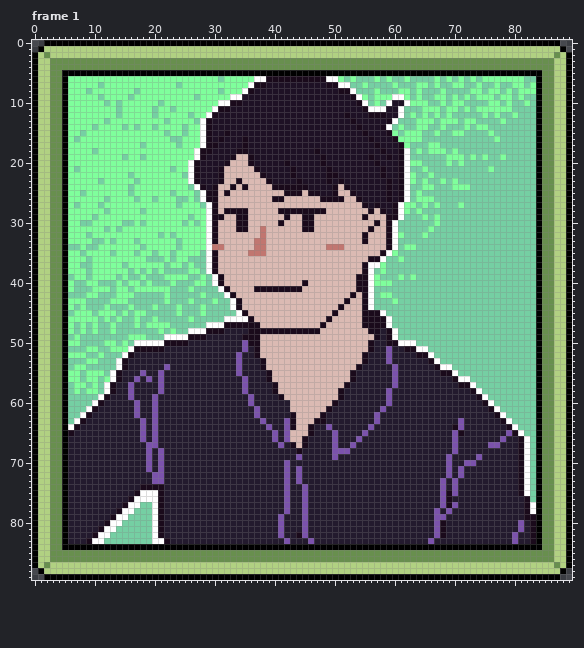
A animated GIF sprite gets an edit: assets/profile/me.gif. Above, as it was before the edit.
The file is 90x90 pixels, 10 frames. Shown: frame 1. The commit also changed other frames, which this record leaves out.
The same view after the edit:
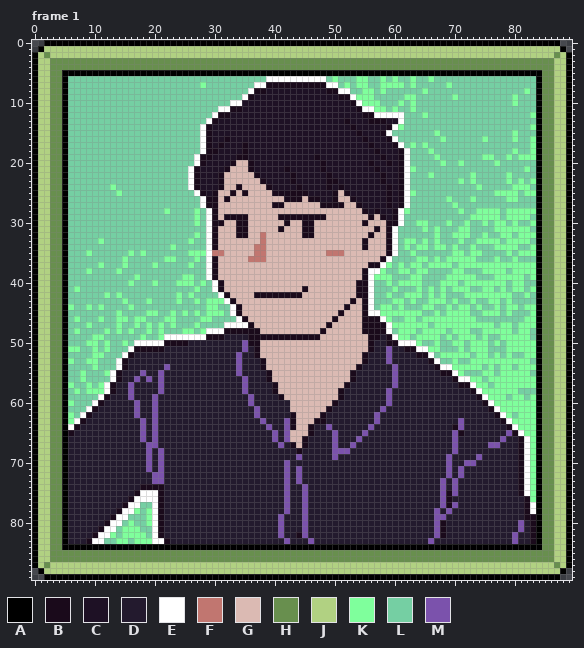
Palette (. is transparent): A #000000  B #1a0a1b  C #1e1125  D #231a2e  E #ffffff  F #c17670  G #dbbab3  H #688f4e  J #b1d182  K #7fff9c  L #75cfa3  M #7b52ac
The exact change:
Changed rows in their new state; - is an unchanged pixel.
Frame 1:
first column x 6:
 6 LLLLLLLLLLLLLLLLLLLLLLLLL-LLLLLLLEEEEEEEEEELKL-LKK-LKLK-LK--KL-L-L-L-LLLLLLL--
 7 LLLLL-LLLLLLLLLLLL-LLL-LLLLLLLLEEBBBBBBBBBBEELK-K---KK-K-KLL-L-KLL--L--L--LL-L
 8 LLL-LLLLLLL-LLLLLLLLLLLLL-LLLLEBB----------BBEEL-KKLK--LL-LK--L----LL-LL-L-L-L
 9 LLLLL-LLLL-LLLLLLLLLL-LLLLLLLEB--------------BBEK-KLLLLL-KL--LL---L-LLL-LLKL--
10 LLLLLL-L-LLLLLL-LLLLLLLLLLLEE------------------BEKK--LLKL-LL--L-LL----LL-LK-L-
11 LLLLLLLL-LLLLL-LL-LLLLLLLEEBB-------------------BE-KKLKL-K-LLL-LL-L-LLLLLL----
12 LLLLLLLL-LLLLL-LLLLL-LLLEBB-------------------C--B-EEEE--L---L-L-----L-L--L--K
13 LLLLLL-LLLLLLLLL-LLLL-LEB---------------------BC--BBBCCE--LLL-LLL-LL----L-----
14 LLLL-LLLL-L-LL-LLLL-LL-------------------------BC---CBE---LL--L---L-LL-------K
15 LL-LLLLLLLLLLLLL-LL-LL----C---------------------BC--BEL-LLL-----LL----L---K---
16 L-LLLLLLLLLLLLLLL--LLL---CB--C-------------------BC--BELLLL---K------K-L--K--K
17 LLLLLLLLLLLL-LLLLL-LLL--CB------------------------BC--BELK-KLL---------------K
18 LLLL-LLLLLLLLLLLLLLLLLE-B---C------------C---------BC-----L--LL-L---------K--K
19 LLLLLLLLL-LL-LLLLLLLL--B---CBBC----------BC-------C-BC-------K-LLL-L--K-LK-KKK
20 LLLLLLLLLLLLLLLLLLLLLEB---CB--------C-------------BC-B---LL---KL-------K------
21 L-LLLLLLLLLLLLLLL-LL-----CB---BC----BC----BC-------BC----K-L----------L-----K-
22 LLLLLLLLLL-LLLLLLLL------------BC-----------C------------L---------K-----K----
23 LLLLL-LLLLL-LLLLLLLL--------G---BC---BC-----BC------BC---L-L--L-LK-K-----K-K-K
24 LLLLLLL-LL-LLLLLLLLLEBC-CB-GBG---BCCCC-C---BCBC------------LL---LLL-K-----KKK-
25 LL-LLLLL-L-LLLLLL-LLLEBC--GB-B----BB---BCC----BC---------KL------------KKKK-KK
26 LLLLLL-LLLL-LL-LLL--L-----B-------GGBBB-BBCC-G-BC---------LLL--K---K-----KK---
27 L-LLL-LLLLLLLLLLLL-LLLEB----------BB------BBBB--BC-C-BCBEL-L-L--KL------------
28 LLLLLL-LLLLL-LLL-LLLL-L---GGGG-----GGGGGGGG------BCBC-----L------K--KKKK-KKKKK
29 LLLL-LLLLLLLLLLLLLLL--L--GBB-------B-BB--BB------GB-BC-----L-L-----KKKKK-KKKK-
30 LL--LLLLL--L-LLLLLL-LKL--B---------GB------------B-G--BE--KK-L-K--K--K-KK-K--K
31 LLLLLL-L-LLLLLLLLLLLLLL---------G--B--------------GB-------KLK---KK----KKKKKK-
32 LLL-LLLLLLLLLLL-L-LLL-L-----BB---------BB--------GB----L---L-K--KKK--K--KK-KKK
33 LLLL-KL-LLL-LLLLLL-L-LL--------G------------------------KK-K-K---K--KKKK-KKKK-
34 --L--LLLLLLL-LLLL--LLLL-BG-----------------GGG---B-------LKK-KK-K--K---KKKK--K
35 LL--LLL-LL---L-LL-LL--K-FF----G------------FFF------GBE--K------KK-KK----K-KKK
36 LLL-LLLLL-LLL----KLL-K--------FFF-----------------GGBE-L--KK-K-KKKKK---K--K---
37 LL--L-LLLKLLLL-L-LL------------------------------GBBEK-K-KK-KKKK-KKKKKKKKKKKKK
38 LLLKLLLL-L-L-L-L----LL-----------------------------E---KK-KK----KK---KKKK-KKKK
39 -LL-LLLL-L-KL---LLL-K-LEBG----------------------G---KK-L--K----KKKKK---KKKKK-K
40 L--LL---L--L-LK--LKKKL-----------------G-----------LL--KKKK---KKK-KKKKKKK-KK--
41 LK--LLL-LL-LLLLLL---LK--EBG----GGGGGGGGB--------------K---K-K-K-KKK--KK-K-KK-K
42 ---LL-K--LL-----L-K-K-L--EBG---BBBBBBBB--------GB---L---KKK-K-K---KKKKKKKK--K-
43 LLL----LL----K--L-K-LK-K-KEBG-----------------GB-------K-K--KKK-K--K--KK-K----
44 --LK-KL-------L---L---LKK--------------------GB-----KK-K---KK--K-KK-K--K-KK-KK
45 -LLL-LLLKL-LLKK--KLK-KLKKK-EBG--------------GB----EEKKKKKKK--K-KKKK--KKK-K---K
46 L-LLLKL--K--K-L-KK--L-KK--LL-BG------------GB-------EK--KK-KKKKKKKKK--------KK
47 L-LKL--LK-----L-LK---K-LLLEEEE-G----------GB----------KKKKKK-KKKKKKKKKK-KK-KKK
48 LKL-L-KLK-K--K---L-KKLKEEEBBBB--GGGGGGGGGGB------B--BELKKK-KKKK-KKK--KKKKK-KK-
49 -L--KK----LL---K----EEEBBB---D--BBBBBBBBBB--------B----KK-KKKK-K-KKK-K--KKKKK-
50 LL-KK--L--------------------------------------------------K--K--KK-KKK-K-KKKKK
51 KK-L--KLLL--------------------------------------------------KK---K-KKK---KKKKK
52 LLL-K---------------------------------------------------------KKKKK-KK-K-K--KK
53 K---------------------------------------------------------------K--KKKKKKKKKK-
54 -LL-K-----------------------------------------------------------KKKKK-K-KK-KKK
55 LLKLLLK----------------------------------------------------------K---KK-KKKKK-
56 LLKLL-L------------------------------------------------------------KK-KKKKKKKK
57 KLLKLK--------------------------------------------------------------KK-KKKKKKK
58 -----K---------------------------------------------------------------KKKKKK---
59 ----------------------------------------------------------------------KKK-KK-K
60 K----------------------------------------------------------------------KKKKKKK
61 ------------------------------------------------------------------------KKKKKK
62 K------------------------------------------------------------------------K-KKK
63 K-------------------------------------------------------------------------KKKK
64 ---------------------------------------------------------------------------KKK
65 ----------------------------------------------------------------------------KK
66 -----------------------------------------------------------------------------K
67 -----------------------------------------------------------------------------K
68 -----------------------------------------------------------------------------K
69 -----------------------------------------------------------------------------K
70 -----------------------------------------------------------------------------K
71 -----------------------------------------------------------------------------K
72 -----------------------------------------------------------------------------K
73 -----------------------------------------------------------------------------K
74 -----------------------------------------------------------------------------K
75 -----------------------------------------------------------------------------K
76 -----------------------------------------------------------------------------K
78 -----------K-K----------------------------------------------------------------
79 -------------K----------------------------------------------------------------
80 ----------K--K----------------------------------------------------------------
81 ---------KKK------------------------------------------------------------------
82 -------K-KKKK-----------------------------------------------------------------
83 --------KK-KKK----------------------------------------------------------------
